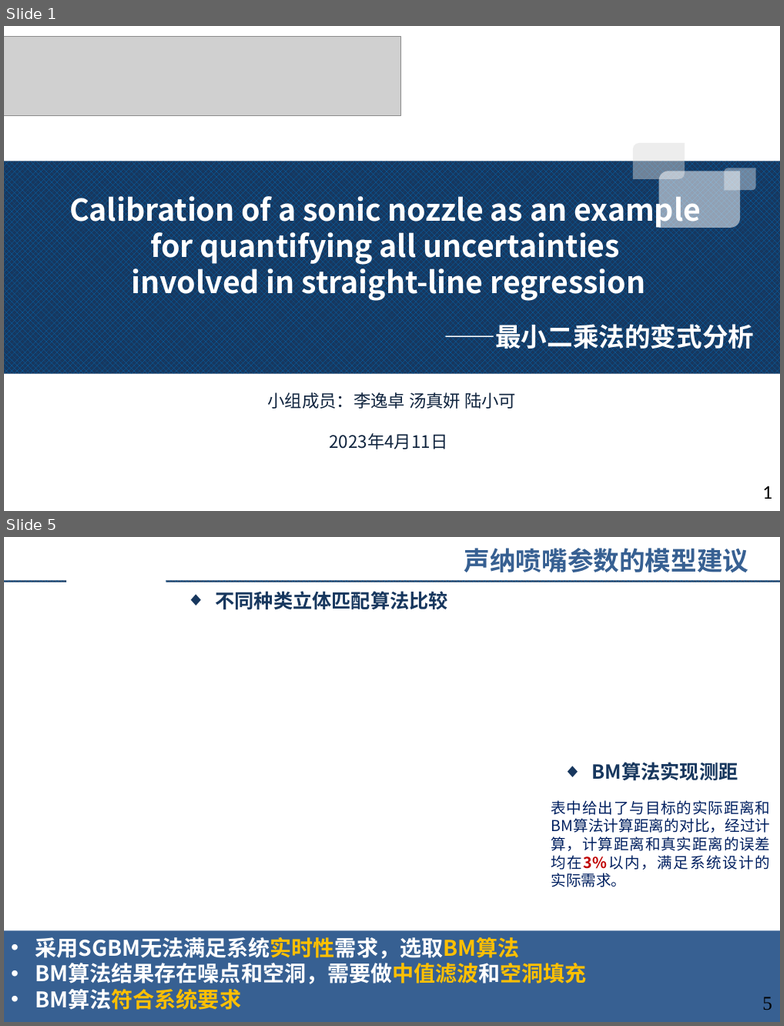
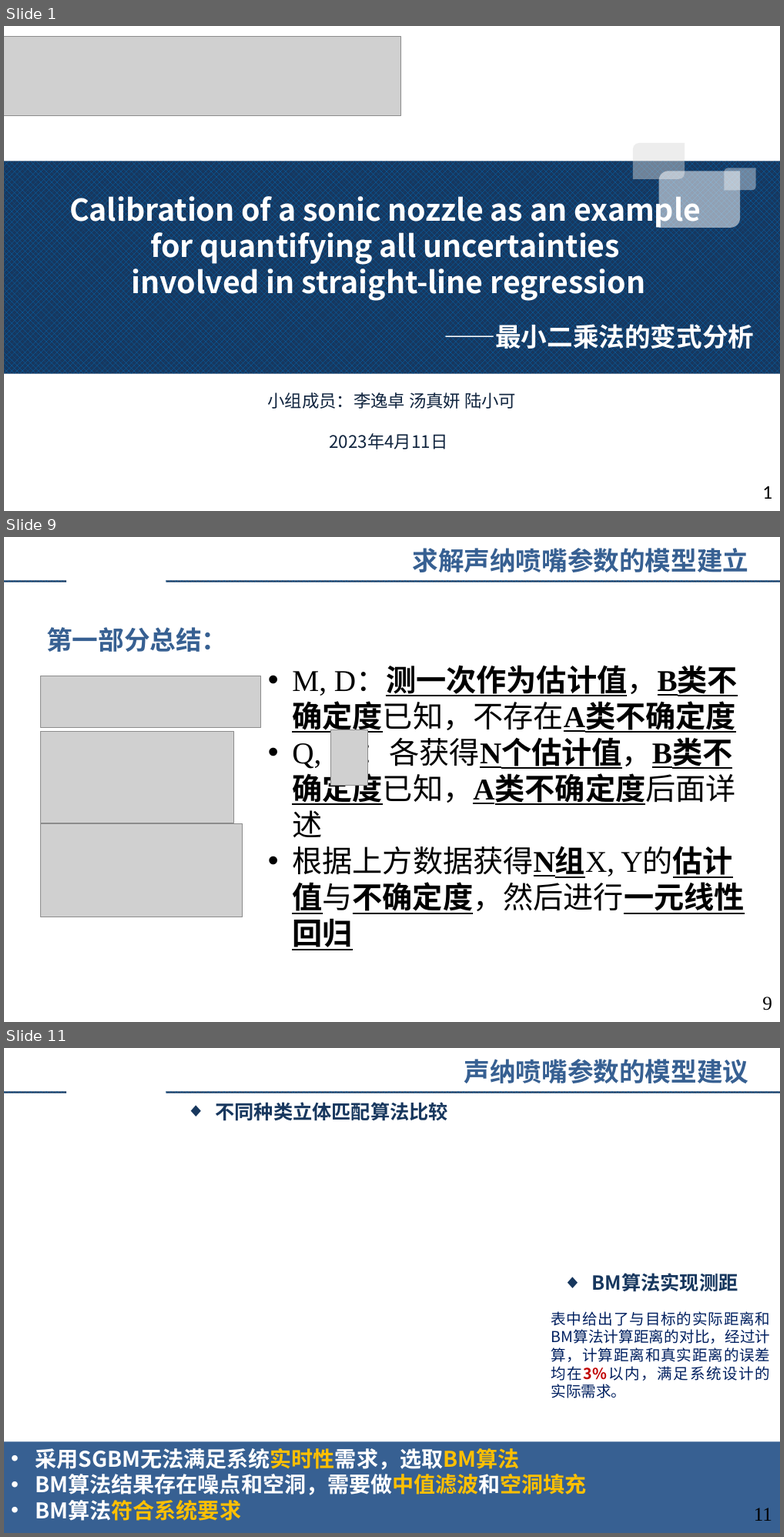
Before and after one commit to augusto-13/ErrorTheory_discussion_ppt, a slide deck: 2023-4-9.pptx. Shown one above the other, each under a label of ours: slides 1 and 5 before the commit, slides 1, 9 and 11 after it; the slides between them are not shown. The pictures are 784x1026 and 784x1537 pixels, drawn with LibreOffice and Linux fonts; fonts in the diff are those of the drawing; grey boxes stand for pictures; background and template pictures are left out. Boxes give left, top, right and bottom in pixels: in the first picture for what was removed or moved away, otherwise in the second. Text is boxed around its words. In the diff, an @@ line names an element or a change of style, - is before the commit and + after.

```diff
--- a/2023-4-9.pptx
+++ b/2023-4-9.pptx
@@ slide 9 added at box(4, 537, 780, 1022), background #FFFFFF; not listed: 2 template elements that a slide beside it also shows @@
@@ text added at box(413, 548, 749, 572), 24 pt, text #376092, bold @@
+求解声纳喷嘴参数的模型建立
@@ text added at box(46, 627, 227, 652), 24 pt, text #376092, bold @@
+第一部分总结：
@@ text added at box(292, 667, 744, 950), 28 pt, text #000000, bold, underline @@
+• M, D：测一次作为估计值，B类不确定度已知，不存在A类不确定度
+• Q, ：各获得N个估计值，B类不确定度已知，A类不确定度后面详述
+• 根据上方数据获得N组X, Y的估计值与不确定度，然后进行一元线性回归
@@ picture added at box(40, 676, 260, 728) @@
@@ picture added at box(40, 732, 233, 823) @@
@@ picture added at box(330, 729, 367, 786) @@
@@ picture added at box(40, 824, 242, 917) @@
@@ page number added at box(762, 997, 772, 1011), 18 pt, text #000000 @@
+9
@@ what was slide 5 is now slide 11 @@
@@ page number at box(754, 1508, 772, 1521): text changed @@
-5
+11
```
Also in this commit, not shown: 3 slides changed, 5 other slides added.
